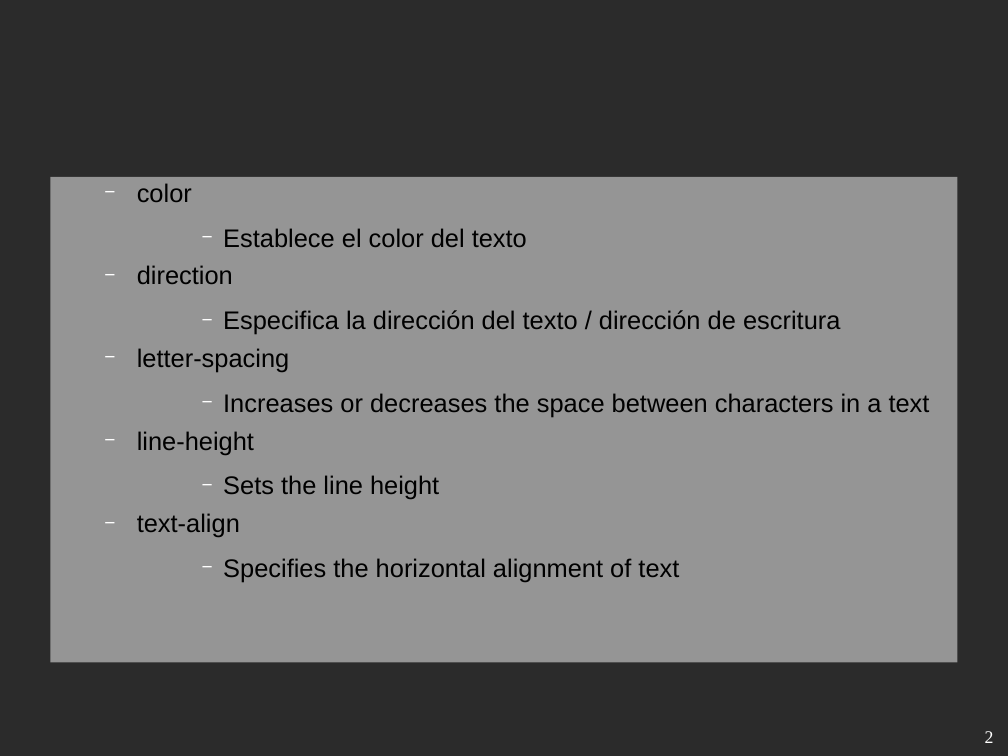
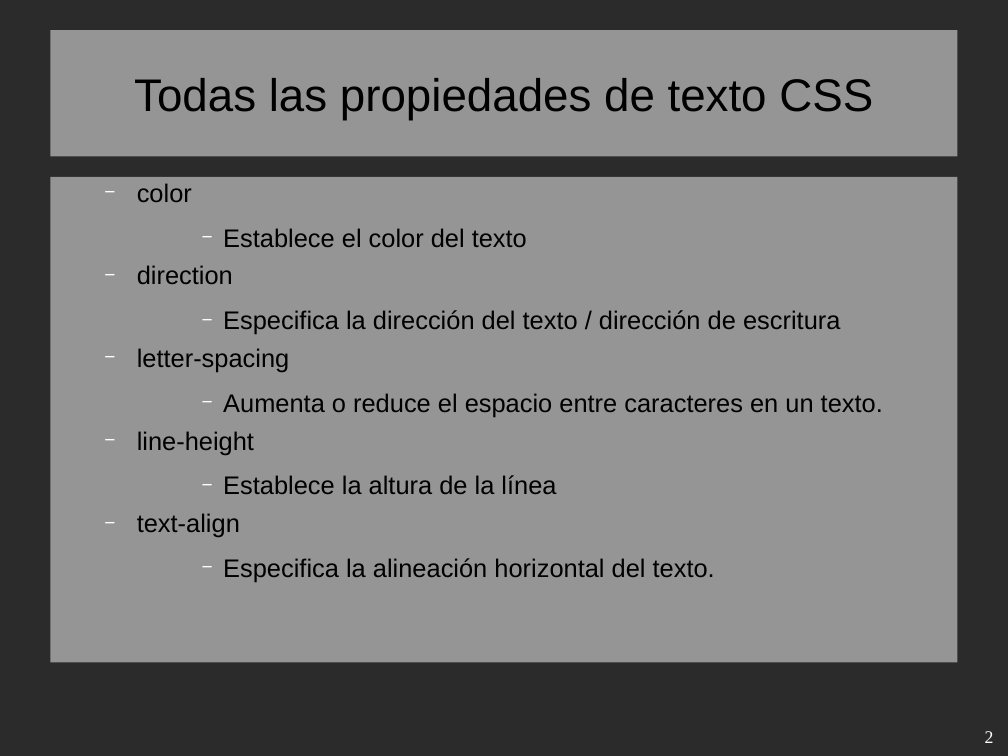
Before and after one commit to codefuncode/Curso_de_CSS, a slide deck: slide 2 of 01-Tutorial-CSS/014-Texto-CSS/014-Texto-CSS.odp. Drawn at 1008x756 pixels with LibreOffice and Linux fonts; fonts in the diff are those of the drawing; background and template pictures are left out; a plain dark background stands for a picture behind light text. Boxes give left, top, right and bottom in pixels: in the first picture for what was removed or moved away, otherwise in the second. Text is boxed around its words. In the diff, an @@ line names an element or a change of style, - is before the commit and + after.

```diff
--- a/01-Tutorial-CSS/014-Texto-CSS/014-Texto-CSS.odp
+++ b/01-Tutorial-CSS/014-Texto-CSS/014-Texto-CSS.odp
@@ title added at [50, 30, 958, 156], fill #FFFFFF at 50% opacity, 36 pt, text #000000 @@
+Todas las propiedades de texto CSS
@@ text at [223, 393, 883, 417]: text changed @@
-      − Increases or decreases the space between characters in a text
+      − Aumenta o reduce el espacio entre caracteres en un texto.
@@ text at [223, 475, 556, 494]: text changed @@
-      − Sets the line height
+      − Establece la altura de la línea
@@ text at [223, 558, 715, 583]: text changed @@
-      − Specifies the horizontal alignment of text
+      − Especifica la alineación horizontal del texto.
```
Also in this commit, not shown: 2 other slides changed, 1 slide added, 10 other files.
